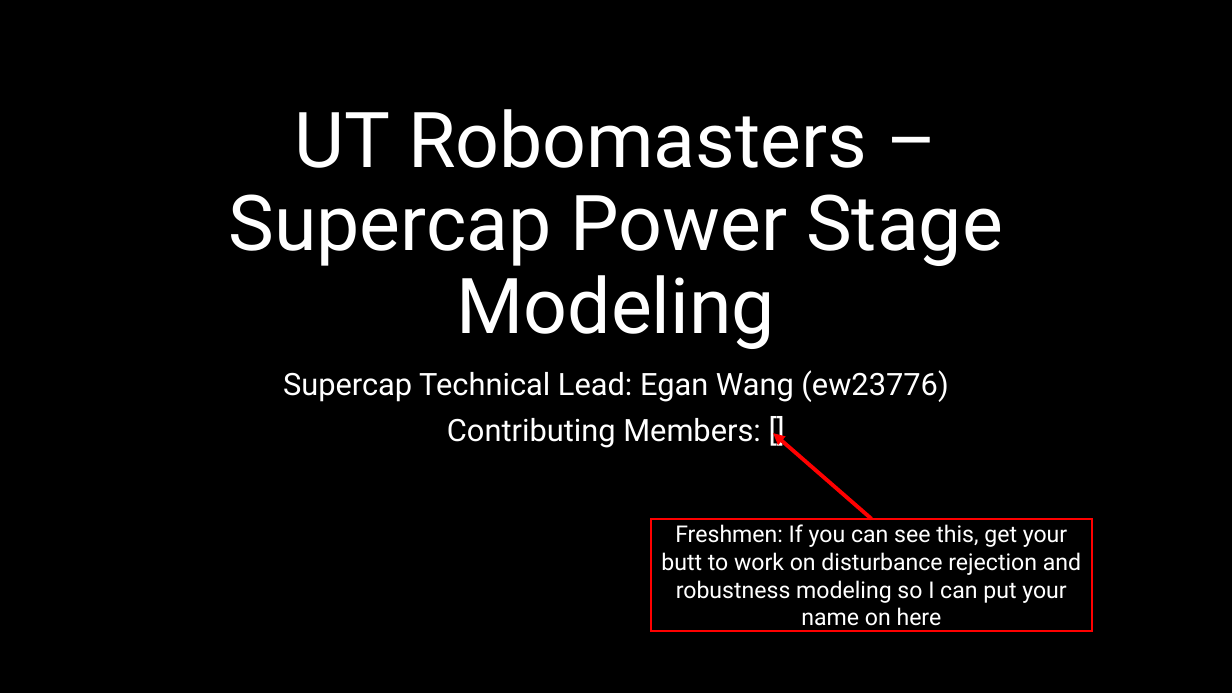
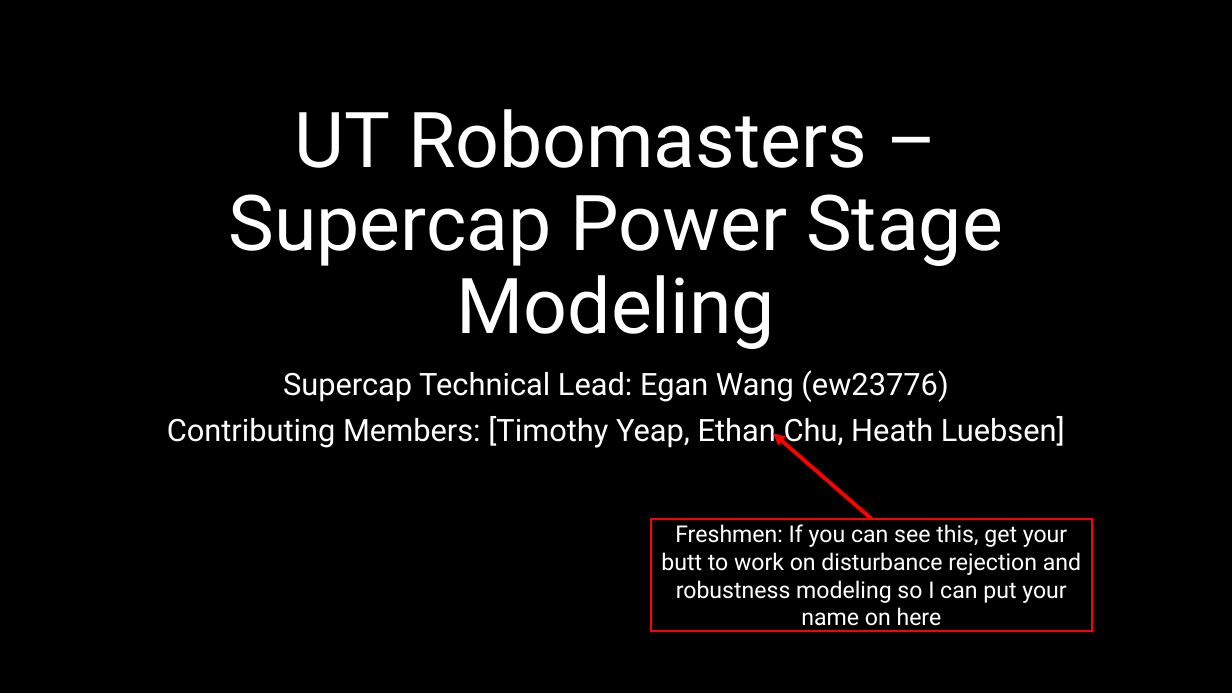
Before and after one commit to ut-ras/rm_electrical-supercap_v2, a slide deck: slide 1 of UT Robomasters – Supercap Power Stage Modeling.pptx. Drawn at 1232x693 pixels with LibreOffice and Linux fonts; fonts in the diff are those of the drawing. Boxes give left, top, right and bottom in pixels: in the first picture for what was removed or moved away, otherwise in the second. Text is boxed around its words. In the diff, an @@ line names an element or a change of style, - is before the commit and + after.

```diff
--- a/UT Robomasters – Supercap Power Stage Modeling.pptx
+++ b/UT Robomasters – Supercap Power Stage Modeling.pptx
@@ subtitle at <box>167,416,1065,449</box>: text changed @@
-Contributing Members: []
+Contributing Members: [Timothy Yeap, Ethan Chu, Heath Luebsen]
```
Also in this commit, not shown: 1 slide added, 1 slide removed.
